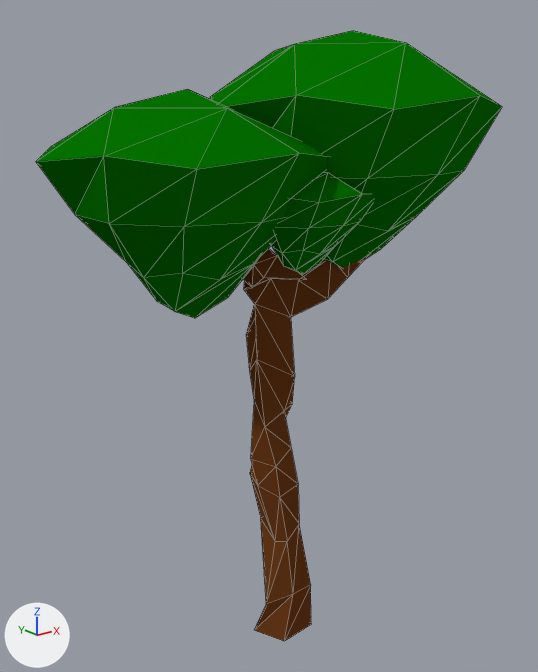
The Blender file emporium/Assets/Models/ATreeNew2.blend as it was, and as the next commit left it.
Camera for both pictures: a 50 mm lens placed at (-0.0554, -0.064, 0.0628), pointed at (-0.0027, 0.0018, 0.0364). The axes (+X, +Y, +Z) are drawn at lower left. The lights are the same throughout. Mesh edges are drawn as thin lines.
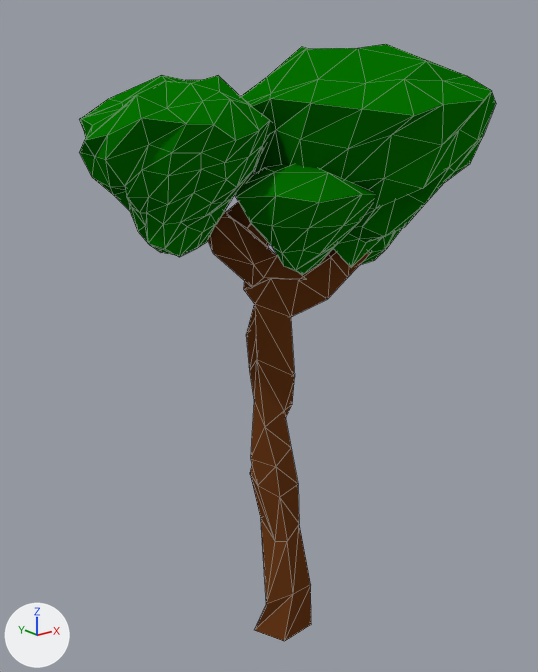
The change, as a list of edits to the scene's bpy script:
```text
Add mat_green_001:
    mat_green_001 = diffuse_material('Green.001')
    mat_green_001.base_color = (0.00162, 0.168, 0.0)  # dark green #057200
Change me_icosphere_005:
    used by ob_icosphere_001; location = (0.0058, -0.002, 0.0576); scale = (0.0121, 0.0121, 0.0121)
    remove me_icosphere_005.from_pydata(...)  # 39 vertices, 74 faces; spans x -1.34..1.26, y -1.27..1.35, z -1.14..1.05
    add me_icosphere_005.from_pydata(...)  # 150 vertices, 296 faces; spans x -1.44..1.15, y -1.21..1.28, z -1.13..0.92
    me_icosphere_005 part 1: the whole mesh is rebuilt
Add me_icosphere_001:
    me_icosphere_001.from_pydata(...)  # 150 vertices, 296 faces; spans x -1.44..1.15, y -1.21..1.28, z -1.13..0.92
    me_icosphere_001.materials.append(mat_green_001)  # dark green #057200
Remove ob_icosphere:
    ob_icosphere = bpy.data.objects.new('Icosphere', me_icosphere)
    ob_icosphere.location = (-0.0126, 0.0026, 0.0522)
    ob_icosphere.scale = (0.0101, 0.0101, 0.0101)
Change ob_icosphere_001:
    ob_icosphere_001.location: (0.0058, -0.002, 0.0576) -> (0.0089, -0.002, 0.0576)
Add ob_icosphere_000:
    ob_icosphere_000 = bpy.data.objects.new('Icosphere.000', me_icosphere_001)
    ob_icosphere_000.location = (-0.0146, 0.004, 0.0572)
    ob_icosphere_000.rotation_euler = (0.0, 0.0, -3.142)  # degrees (0, 0, -180)
    ob_icosphere_000.scale = (0.00826, 0.00826, 0.00903)
```

Changed parts and their boxes (x1, y1, x2, y2) in the pictures (538 x 672 px):
'Icosphere', deleted (green): before (36, 89, 328, 318)
'Icosphere.001', reshaped, moved (13% narrower, 6% shorter): before (210, 30, 502, 268); after (241, 44, 496, 267)
'Icosphere.000', added (green): after (79, 75, 272, 257)
